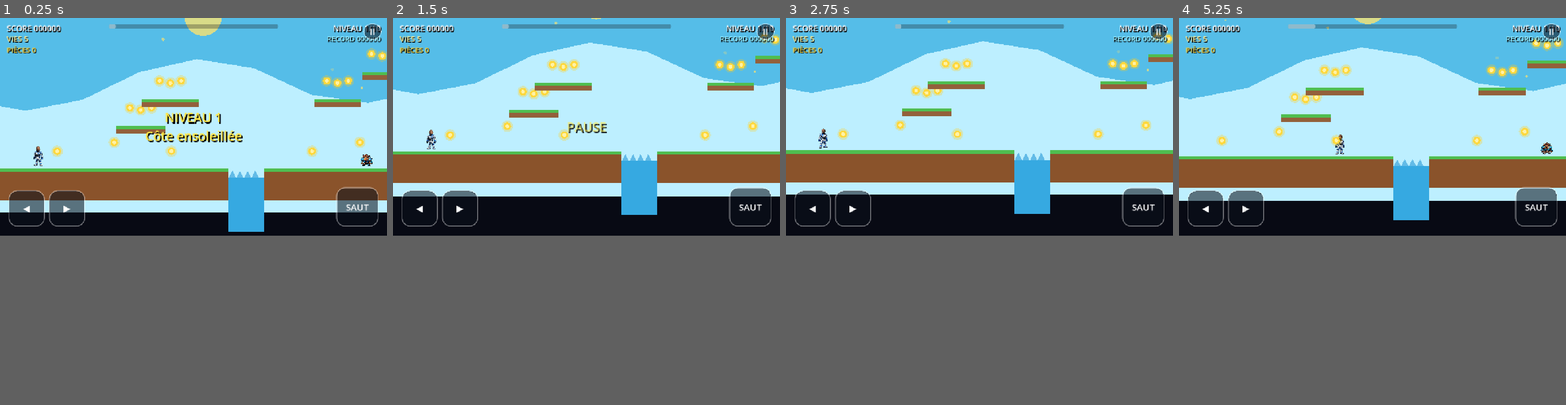
Above: before the commit, frames 1-4 (left to right).
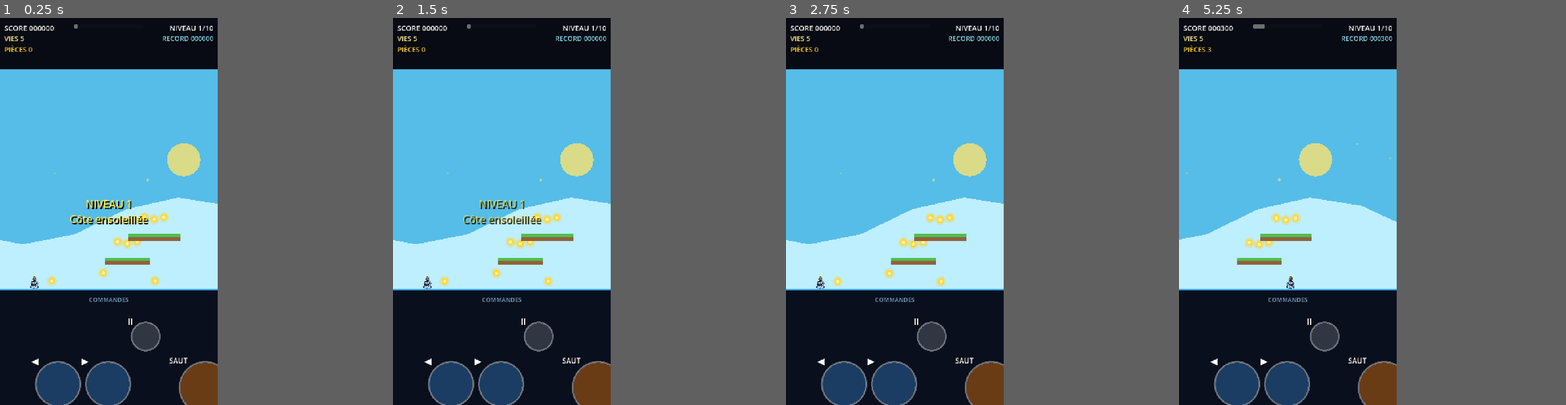
Above: after the commit, the same moments.

Repository: Chasmet/moi-mario-pygame
Game: Godot game, scene res://scenes/Main.tscn
Same seed, same stepped clock (60 frames per second), same inputs: the game is played once before the commit and once after it.
Inputs (mouse positions are in pixels of both pictures, inside the frame that each line leads up to):
- Up to frame 1 (0.25 s): no input
- Up to frame 2 (1.5 s): click (749, 207) at 0.5 s, where only the run before the commit has a clickable "SAUT"; click (764, 33) at 1.25 s, where only the run before the commit has a clickable "II"
- Up to frame 3 (2.75 s): click (813, 207) at 2 s, where only the run before the commit has a clickable "◀"
- Up to frame 4 (5.25 s): click (1244, 207) at 2.75 s, where only the run before the commit has a clickable "▶"; hold D (move_right) 3.53-5.03 s; tap Space (jump) at 3.6, 3.77, 4.07, 4.35, 4.52, 4.82, 5.1 s; hold A (move_left) from 5.03 s (still down)
In our replay, the window is 800x450 before the commit and 450x800 after it. These sizes can differ from the game's own. Grey fills any space a smaller window leaves; there, only what the larger window draws over its background counts as a difference.

The runs differ from the first frame. In frame 1, 55% of the frame differs, in the area x 0-100%, y 0-100%; in frame 2, 57%; in frame 3, 57%; in frame 4, 57%.

Commit message:
Fix portrait gameplay with 70-30 screen layout
Viewport portrait, zone de jeu 70 %, panneau de commandes 30 %, contrôles tactiles fiables et caméra sans glissement automatique.

Diff:
--- a/project.godot
+++ b/project.godot
@@ -9,10 +9,14 @@
 config/features=PackedStringArray("4.7", "GL Compatibility")
 config/icon="res://icon.svg"
 
+[autoload]
+
+MobileLayout="*res://scripts/MobileLayout.gd"
+
 [display]
 
-window/size/viewport_width=1280
-window/size/viewport_height=720
+window/size/viewport_width=720
+window/size/viewport_height=1280
 window/size/mode=2
 window/stretch/mode="canvas_items"
 window/stretch/aspect="expand"
--- /dev/null
+++ b/scripts/MobileLayout.gd
@@ -0,0 +1,302 @@
+extends Node
+
+const GAME_HEIGHT_RATIO: float = 0.70
+const CONTROL_HEIGHT_RATIO: float = 0.30
+
+var main_scene: Node
+var ui_layer: CanvasLayer
+var control_panel: ColorRect
+var control_title: Label
+var touch_buttons: Dictionary = {}
+var configured: bool = false
+
+
+func _ready() -> void:
+	process_mode = Node.PROCESS_MODE_ALWAYS
+	_ensure_input_action("pause_game")
+	get_tree().node_added.connect(_on_node_added)
+	get_viewport().size_changed.connect(_layout_interface)
+	call_deferred("_try_configure_current_scene")
+
+
+func _process(_delta: float) -> void:
+	if configured and Input.is_action_just_pressed("pause_game"):
+		_toggle_pause()
+
+
+func _notification(what: int) -> void:
+	if what == NOTIFICATION_APPLICATION_FOCUS_OUT:
+		_release_all_mobile_actions()
+
+
+func _on_node_added(node: Node) -> void:
+	if node.name == "Main":
+		call_deferred("_configure_scene", node)
+
+
+func _try_configure_current_scene() -> void:
+	var scene: Node = get_tree().current_scene
+	if scene != null and scene.name == "Main":
+		_configure_scene(scene)
+
+
+func _configure_scene(scene: Node) -> void:
+	if scene == null or not is_instance_valid(scene):
+		return
+
+	var found_ui: CanvasLayer = scene.get_node_or_null("UI") as CanvasLayer
+	if found_ui == null:
+		call_deferred("_configure_scene", scene)
+		return
+
+	main_scene = scene
+	ui_layer = found_ui
+	_remove_old_buttons()
+	_create_control_panel()
+	_create_touch_controls()
+	_configure_camera()
+	configured = true
+	_layout_interface()
+	_release_old_mobile_flags()
+
+
+func _remove_old_buttons() -> void:
+	if ui_layer == null:
+		return
+	for child in ui_layer.get_children():
+		if child is Button or child is TouchScreenButton or child.name == "MobileControlPanel":
+			child.queue_free()
+
+
+func _create_control_panel() -> void:
+	control_panel = ColorRect.new()
+	control_panel.name = "MobileControlPanel"
+	control_panel.process_mode = Node.PROCESS_MODE_ALWAYS
+	control_panel.mouse_filter = Control.MOUSE_FILTER_STOP
+	control_panel.color = Color("#090f1d")
+	control_panel.anchor_left = 0.0
+	control_panel.anchor_top = GAME_HEIGHT_RATIO
+	control_panel.anchor_right = 1.0
+	control_panel.anchor_bottom = 1.0
+	control_panel.offset_left = 0.0
+	control_panel.offset_top = 0.0
+	control_panel.offset_right = 0.0
+	control_panel.offset_bottom = 0.0
+	ui_layer.add_child(control_panel)
+
+	var separator: ColorRect = ColorRect.new()
+	separator.name = "Separator"
+	separator.mouse_filter = Control.MOUSE_FILTER_IGNORE
+	separator.color = Color("#35a9ff")
+	separator.anchor_left = 0.0
+	separator.anchor_top = 0.0
+	separator.anchor_right = 1.0
+	separator.anchor_bottom = 0.0
+	separator.offset_left = 0.0
+	separator.offset_top = 0.0
+	separator.offset_right = 0.0
+	separator.offset_bottom = 5.0
+	control_panel.add_child(separator)
+
+	control_title = Label.new()
+	control_title.name = "ControlTitle"
+	control_title.text = "COMMANDES"
+	control_title.horizontal_alignment = HORIZONTAL_ALIGNMENT_CENTER
+	control_title.vertical_alignment = VERTICAL_ALIGNMENT_CENTER
+	control_title.mouse_filter = Control.MOUSE_FILTER_IGNORE
+	control_title.add_theme_color_override("font_color", Color(0.65, 0.85, 1.0, 0.75))
+	control_title.add_theme_font_size_override("font_size", 20)
+	control_panel.add_child(control_title)
+
+
+func _create_touch_controls() -> void:
+	if ui_layer == null:
+		return
+
+	touch_buttons.clear()
+	touch_buttons["left"] = _make_touch_button("MoveLeft", "move_left", "◀", 160, Color("#1b3d63"), Color("#2d8ed8"))
+	touch_buttons["right"] = _make_touch_button("MoveRight", "move_right", "▶", 160, Color("#1b3d63"), Color("#2d8ed8"))
+	touch_buttons["jump"] = _make_touch_button("Jump", "jump", "SAUT", 184, Color("#693c16"), Color("#e38b26"))
+	touch_buttons["pause"] = _make_touch_button("Pause", "pause_game", "II", 104, Color("#303743"), Color("#68788c"))
+
+	for key in touch_buttons:
+		ui_layer.add_child(touch_buttons[key])
+
+
+func _make_touch_button(node_name: String, action_name: StringName, text_value: String, diameter: int, normal_color: Color, pressed_color: Color) -> TouchScreenButton:
+	var button: TouchScreenButton = TouchScreenButton.new()
+	button.name = node_name
+	button.process_mode = Node.PROCESS_MODE_ALWAYS
+	button.action = action_name
+	button.passby_press = true
+	button.texture_normal = _make_circle_texture(diameter, normal_color, Color(1.0, 1.0, 1.0, 0.42), 5)
+	button.texture_pressed = _make_circle_texture(diameter, pressed_color, Color(1.0, 0.92, 0.48, 0.95), 7)
+
+	var touch_shape: CircleShape2D = CircleShape2D.new()
+	touch_shape.radius = float(diameter) * 0.5
+	button.shape = touch_shape
+
+	var label: Label = Label.new()
+	label.name = "Label"
+	label.text = text_value
+	label.position = Vector2(-float(diameter) * 0.5, -30.0)
+	label.size = Vector2(float(diameter), 60.0)
+	label.horizontal_alignment = HORIZONTAL_ALIGNMENT_CENTER
+	label.vertical_alignment = VERTICAL_ALIGNMENT_CENTER
+	label.mouse_filter = Control.MOUSE_FILTER_IGNORE
+	label.add_theme_color_override("font_color", Color.WHITE)
+	label.add_theme_color_override("font_shadow_color", Color(0.0, 0.0, 0.0, 0.9))
+	label.add_theme_constant_override("shadow_offset_x", 3)
+	label.add_theme_constant_override("shadow_offset_y", 3)
+	label.add_theme_font_size_override("font_size", 31 if text_value != "SAUT" else 25)
+	button.add_child(label)
+	return button
+
+
+func _make_circle_texture(diameter: int, fill_color: Color, border_color: Color, border_width: int) -> Texture2D:
+	var image: Image = Image.create(diameter, diameter, false, Image.FORMAT_RGBA8)
+	image.fill(Color.TRANSPARENT)
+	var radius: float = float(diameter) * 0.5 - 1.0
+	var center: Vector2 = Vector2(float(diameter - 1) * 0.5, float(diameter - 1) * 0.5)
+	var inner_radius: float = radius - float(border_width)
+
+	for y in range(diameter):
+		for x in range(diameter):
+			var distance: float = Vector2(float(x), float(y)).distance_to(center)
+			if distance <= radius:
+				image.set_pixel(x, y, border_color if distance >= inner_radius else fill_color)
+
+	return ImageTexture.create_from_image(image)
+
+
+func _layout_interface() -> void:
+	if not configured or main_scene == null or not is_instance_valid(main_scene):
+		return
+
+	var viewport_size: Vector2 = get_viewport().get_visible_rect().size
+	if viewport_size.x <= 0.0 or viewport_size.y <= 0.0:
+		return
+
+	var panel_top: float = viewport_size.y * GAME_HEIGHT_RATIO
+	var panel_height: float = viewport_size.y * CONTROL_HEIGHT_RATIO
+	var common_y: float = panel_top + panel_height * 0.62
+
+	_layout_touch_button("left", Vector2(viewport_size.x * 0.16, common_y), clampf(panel_height / 400.0, 0.82, 1.15))
+	_layout_touch_button("right", Vector2(viewport_size.x * 0.39, common_y), clampf(panel_height / 400.0, 0.82, 1.15))
+	_layout_touch_button("jump", Vector2(viewport_size.x * 0.82, common_y), clampf(panel_height / 400.0, 0.82, 1.15))
+	_layout_touch_button("pause", Vector2(viewport_size.x * 0.60, panel_top + panel_height * 0.28), clampf(panel_height / 400.0, 0.82, 1.08))
+
+	if control_title != null:
+		control_title.position = Vector2(viewport_size.x * 0.35, 14.0)
+		control_title.size = Vector2(viewport_size.x * 0.30, 42.0)
+
+	_layout_hud(viewport_size)
+	_configure_camera()
+
+
+func _layout_touch_button(key: String, center_position: Vector2, scale_value: float) -> void:
+	var button: TouchScreenButton = touch_buttons.get(key) as TouchScreenButton
+	if button == null:
+		return
+	button.position = center_position
+	button.scale = Vector2.ONE * scale_value
+
+
+func _layout_hud(viewport_size: Vector2) -> void:
+	if main_scene == null:
+		return
+
+	var font_size: int = clampi(int(viewport_size.x / 30.0), 18, 25)
+	var side_width: float = minf(245.0, viewport_size.x * 0.43)
+
+	var score_label: Label = main_scene.get_node_or_null("UI/HUD/ScoreLabel") as Label
+	var lives_label: Label = main_scene.get_node_or_null("UI/HUD/LivesLabel") as Label
+	var coin_label: Label = main_scene.get_node_or_null("UI/HUD/CoinLabel") as Label
+	var level_label: Label = main_scene.get_node_or_null("UI/HUD/LevelLabel") as Label
+	var high_label: Label = main_scene.get_node_or_null("UI/HUD/HighLabel") as Label
+	var progress_bar: ProgressBar = main_scene.get_node_or_null("UI/HUD/ProgressBar") as ProgressBar
+	var message_label: Label = main_scene.get_node_or_null("UI/HUD/MessageLabel") as Label
+
+	if score_label != null:
+		score_label.offset_left = 14.0
+		score_label.offset_right = side_width
+		score_label.add_theme_font_size_override("font_size", font_size)
+	if lives_label != null:
+		lives_label.offset_left = 14.0
+		lives_label.offset_right = side_width
+		lives_label.add_theme_font_size_override("font_size", font_size - 1)
+	if coin_label != null:
+		coin_label.offset_left = 14.0
+		coin_label.offset_right = side_width
+		coin_label.add_theme_font_size_override("font_size", font_size - 1)
+	if level_label != null:
+		level_label.offset_left = -side_width
+		level_label.offset_right = -14.0
+		level_label.add_theme_font_size_override("font_size", font_size)
+	if high_label != null:
+		high_label.offset_left = -side_width
+		high_label.offset_right = -14.0
+		high_label.add_theme_font_size_override("font_size", font_size - 2)
+	if progress_bar != null:
+		progress_bar.offset_left = viewport_size.x * 0.34
+		progress_bar.offset_right = -viewport_size.x * 0.34
+	if message_label != null:
+		var half_width: float = viewport_size.x * 0.43
+		message_label.offset_left = -half_width
+		message_label.offset_right = half_width
+		message_label.add_theme_font_size_override("font_size", clampi(font_size + 10, 30, 42))
+
+
+func _configure_camera() -> void:
+	if main_scene == null or not is_instance_valid(main_scene):
+		return
+
+	var camera: Camera2D = main_scene.get("camera") as Camera2D
+	if camera == null:
+		return
+
+	camera.position = Vector2(120.0, -40.0)
+	camera.zoom = Vector2(0.95, 0.95)
+	camera.position_smoothing_enabled = false
+	camera.drag_horizontal_enabled = true
+	camera.drag_vertical_enabled = true
+	camera.drag_left_margin = 0.28
+	camera.drag_right_margin = 0.34
+	camera.drag_top_margin = 0.32
+	camera.drag_bottom_margin = 0.24
+	camera.reset_smoothing()
+
+
+func _toggle_pause() -> void:
+	if main_scene == null or not is_instance_valid(main_scene):
+		return
+
+	var next_paused: bool = not get_tree().paused
+	get_tree().paused = next_paused
+	main_scene.set("paused", next_paused)
+	var message_label: Label = main_scene.get_node_or_null("UI/HUD/MessageLabel") as Label
+	if message_label != null:
+		message_label.text = "PAUSE" if next_paused else ""
+		message_label.modulate.a = 1.0
+
+
+func _release_old_mobile_flags() -> void:
+	if main_scene == null:
+		return
+	var player: CharacterBody2D = main_scene.get("player") as CharacterBody2D
+	if player != null:
+		player.call("set_mobile_left", false)
+		player.call("set_mobile_right", false)
+
+
+func _release_all_mobile_actions() -> void:
+	Input.action_release("move_left")
+	Input.action_release("move_right")
+	Input.action_release("jump")
+	Input.action_release("pause_game")
+	_release_old_mobile_flags()
+
+
+func _ensure_input_action(action_name: StringName) -> void:
+	if not InputMap.has_action(action_name):
+		InputMap.add_action(action_name)
